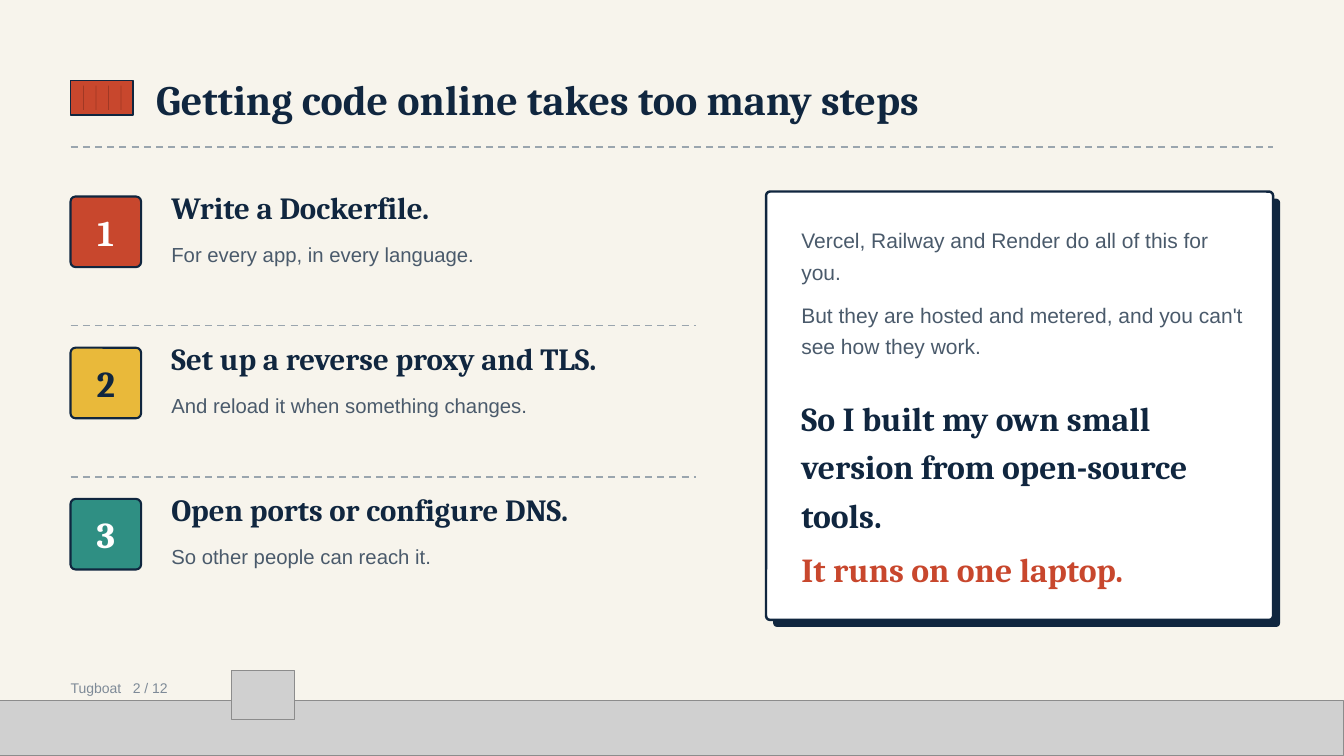
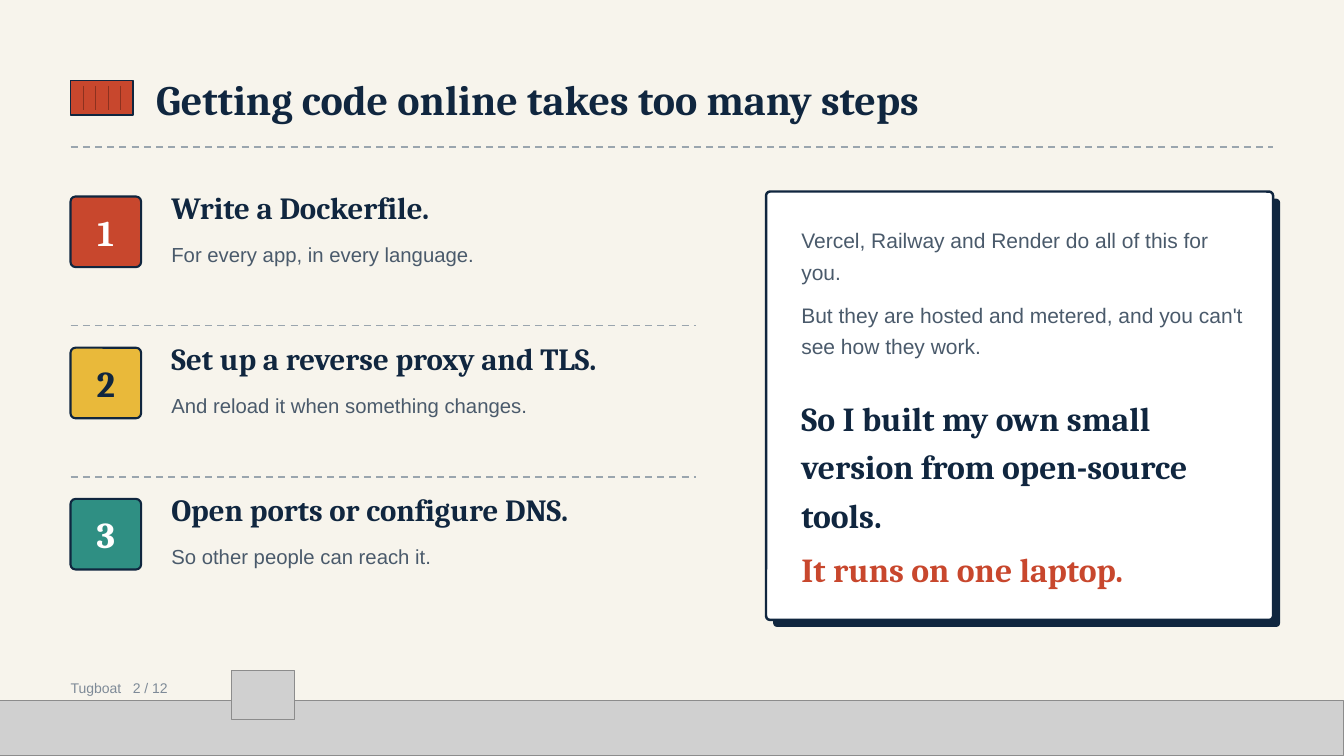
Before and after one commit to altf4-games/tugboat, a slide deck: slide 2 of docs/Tugboat-Presentation.pptx. Drawn at 1344x756 pixels with LibreOffice and Linux fonts; fonts in the diff are those of the drawing; grey boxes stand for pictures. Boxes give left, top, right and bottom in pixels: in the first picture for what was removed or moved away, otherwise in the second. Text is boxed around its words. In the diff, an @@ line names an element or a change of style, - is before the commit and + after.

```diff
--- a/docs/Tugboat-Presentation.pptx
+++ b/docs/Tugboat-Presentation.pptx
@@ rectangle removed at [83, 86, 84, 110] @@
@@ line added from (83, 86) to (83, 110), #8C311F 0.75 pt @@
@@ rectangle removed at [96, 86, 97, 110] @@
@@ line added from (96, 86) to (96, 110), #8C311F 0.75 pt @@
@@ rectangle removed at [108, 86, 109, 110] @@
@@ line added from (108, 86) to (108, 110), #8C311F 0.75 pt @@
@@ rectangle removed at [121, 86, 122, 110] @@
@@ line added from (121, 86) to (121, 110), #8C311F 0.75 pt @@
```
Also in this commit, not shown: 9 other slides changed.
